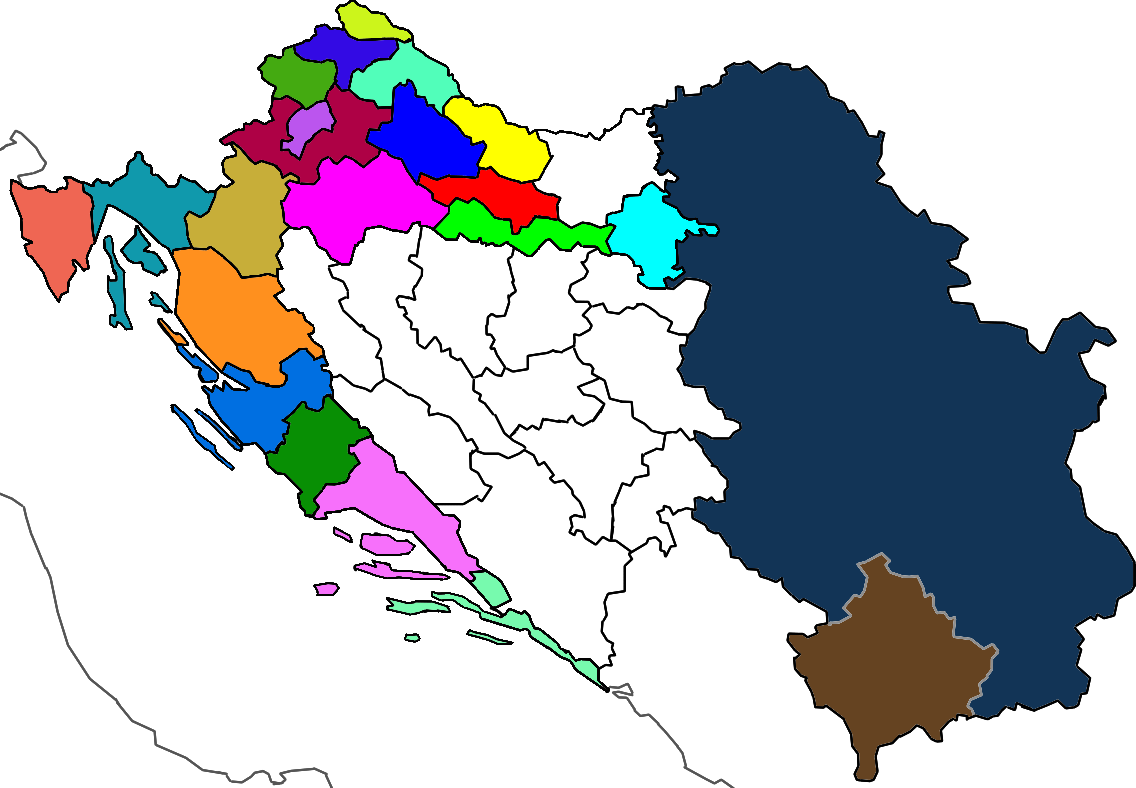
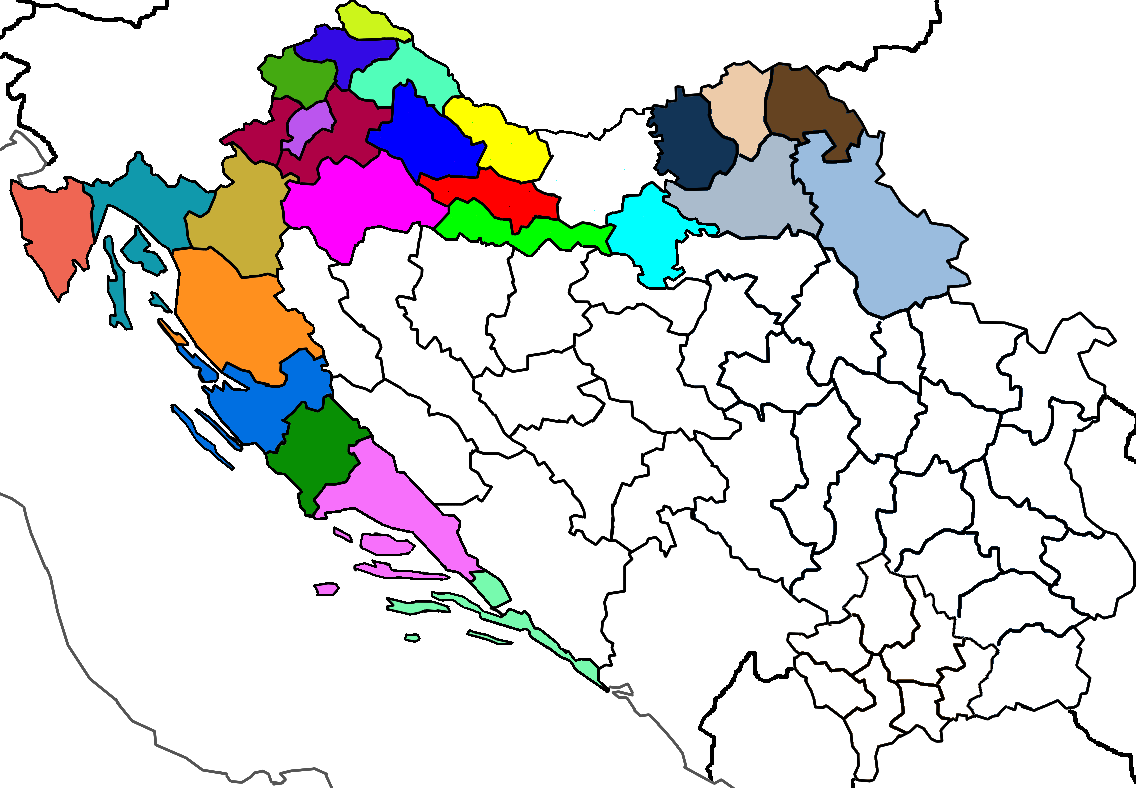
Two versions of the same layered image (w=1136, h=788). Layer-by-layer changes:
painted on "srbija" over (0, 0, 1136, 788)
showed "Paint Layer 1", painted on it over (0, 0, 1136, 788)
